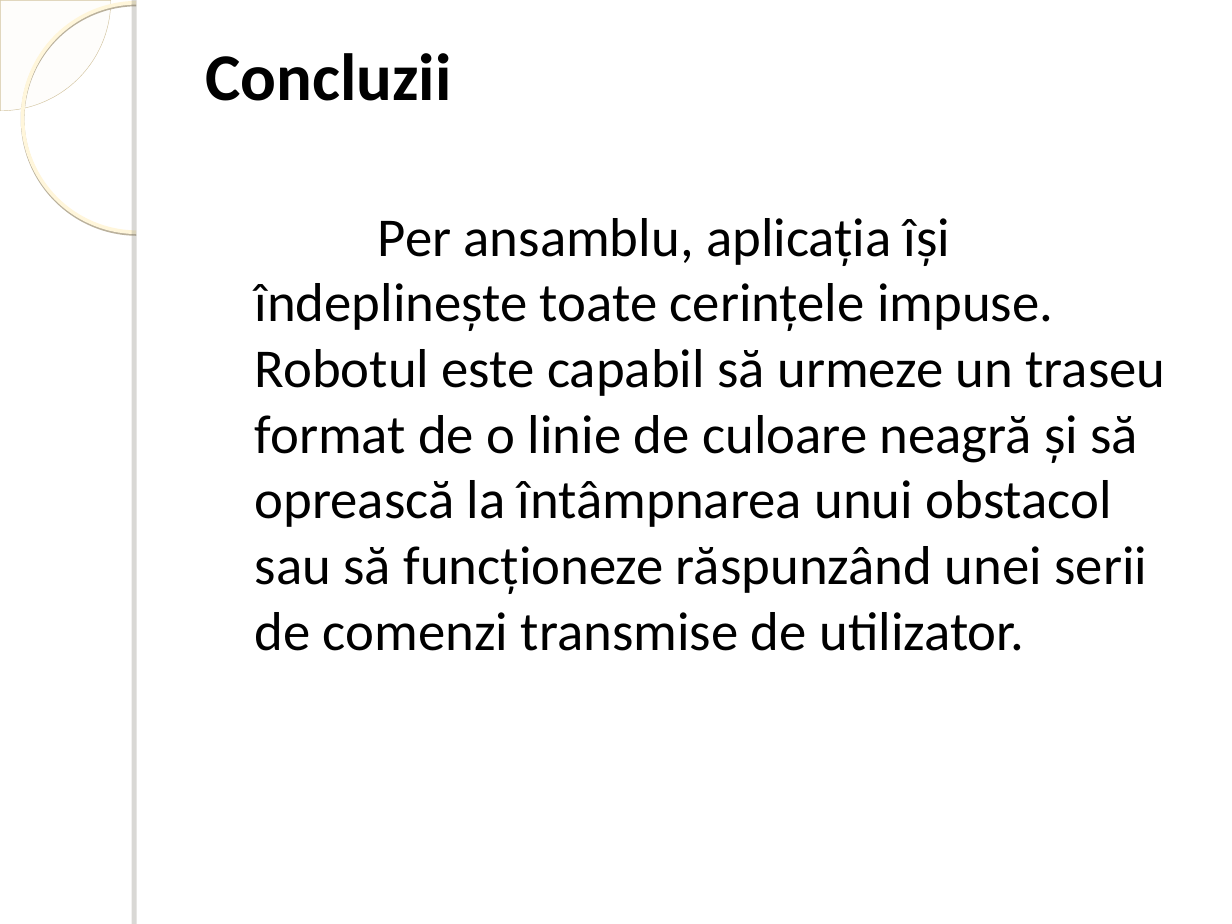
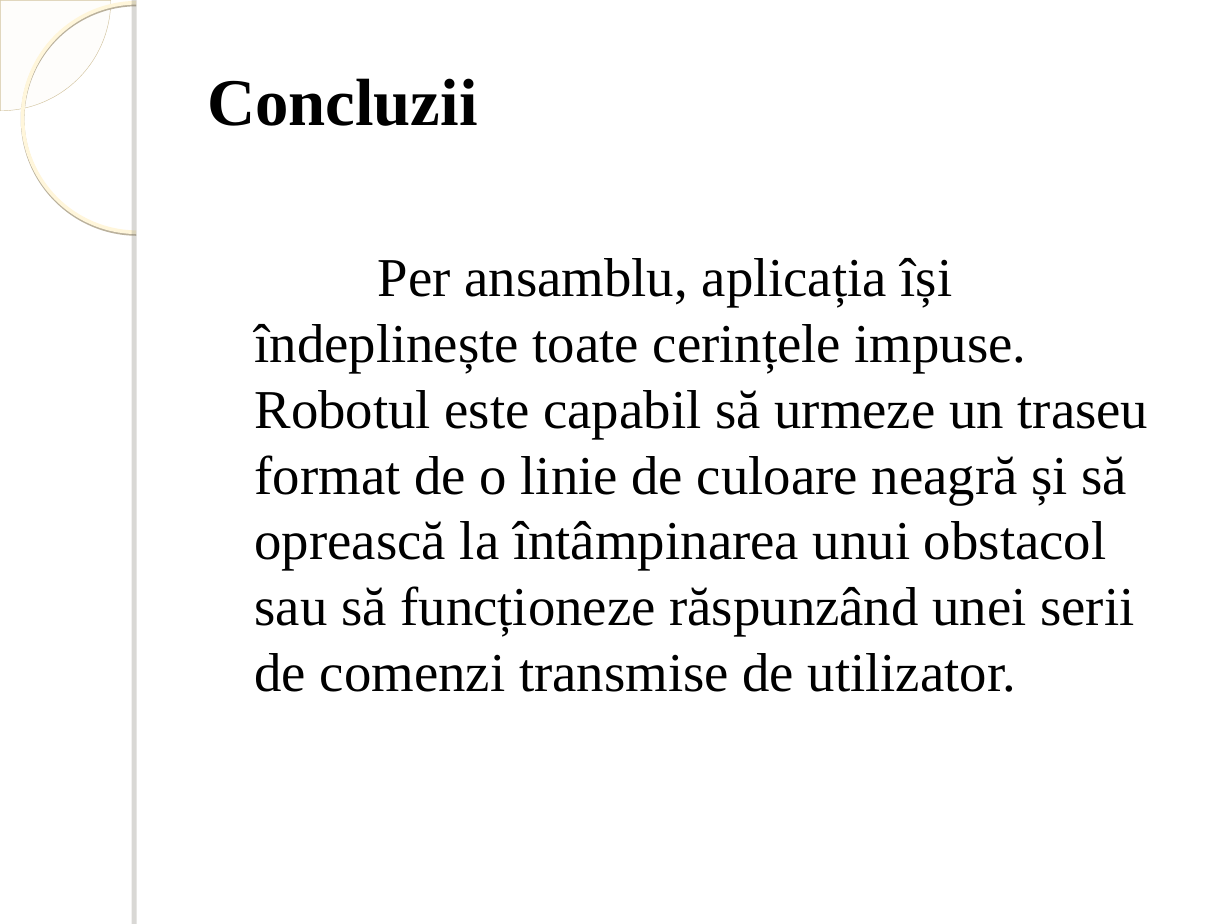
Before and after one commit to IoanaValentina/Licenta2019Musc-IoanaValentina, a slide deck: slide 10 of Line follower.ppt. Drawn at 1232x924 pixels with LibreOffice and Linux fonts; fonts in the diff are those of the drawing; background and template pictures are left out. Boxes give left, top, right and bottom in pixels: in the first picture for what was removed or moved away, otherwise in the second. Text is boxed around its words. In the diff, an @@ line names an element or a change of style, - is before the commit and + after.

```diff
--- a/Line follower.ppt
+++ b/Line follower.ppt
@@ title "Concluzii": place and size @@
-title "Concluzii" at [205, 53, 451, 101]
+title "Concluzii" at [207, 78, 477, 126]
@@ title "Concluzii" at [207, 78, 477, 126]: font Calibri to Times New Roman @@
@@ text at [255, 258, 1149, 692]: text changed; font Calibri to Times New Roman @@
-Per ansamblu, aplicația își îndeplinește toate cerințele impuse. Robotul este capabil să urmeze un traseu format de o linie de culoare neagră și să oprească la întâmpnarea unui obstacol sau să funcționeze răspunzând unei serii de comenzi transmise de utilizator.
+Per ansamblu, aplicația își îndeplinește toate cerințele impuse. Robotul este capabil să urmeze un traseu format de o linie de culoare neagră și să oprească la întâmpinarea unui obstacol sau să funcționeze răspunzând unei serii de comenzi transmise de utilizator.
```
Also in this commit, not shown: 11 other slides changed.
